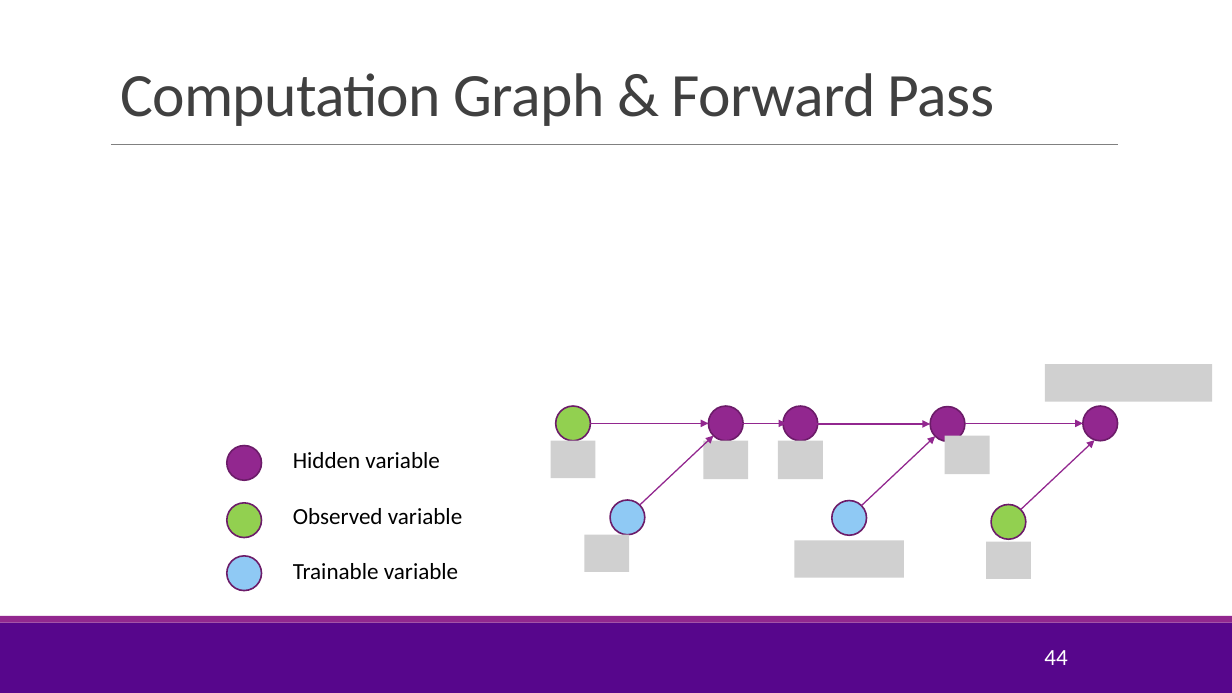
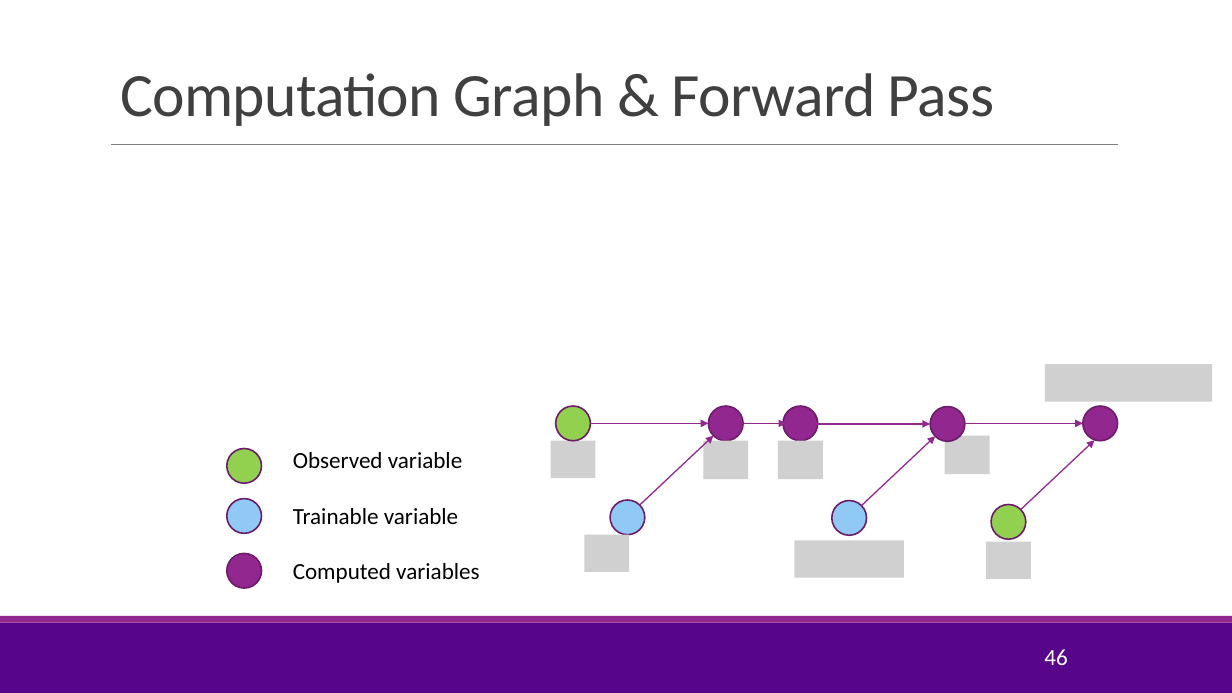
Before and after one commit to sdrangan/introml, a slide deck: slide 46 of lectures/Lect09_NeuralNet.pptx (slide 44 before the commit). Drawn at 1232x693 pixels with LibreOffice and Linux fonts; fonts in the diff are those of the drawing; grey boxes stand for pictures; background and template pictures are left out. Boxes give left, top, right and bottom in pixels: in the first picture for what was removed or moved away, otherwise in the second. Text is boxed around its words. In the diff, an @@ line names an element or a change of style, - is before the commit and + after.

```diff
--- a/lectures/Lect09_NeuralNet.pptx
+++ b/lectures/Lect09_NeuralNet.pptx
@@ ellipse: place and size @@
-ellipse at [226, 503, 262, 538]
+ellipse at [226, 448, 262, 483]
@@ text at [293, 452, 439, 468]: paragraph removed @@
-Hidden variable
@@ ellipse: place and size @@
-ellipse at [226, 556, 262, 592]
+ellipse at [226, 499, 262, 534]
@@ ellipse: place and size @@
-ellipse at [226, 445, 262, 481]
+ellipse at [226, 554, 262, 589]
@@ text at [293, 563, 480, 583]: paragraph added @@
+Computed variables
@@ page number at [1044, 649, 1067, 665]: text changed @@
-44
+46
```
Also in this commit, not shown: 9 other slides changed, 4 slides added, 1 other file.
